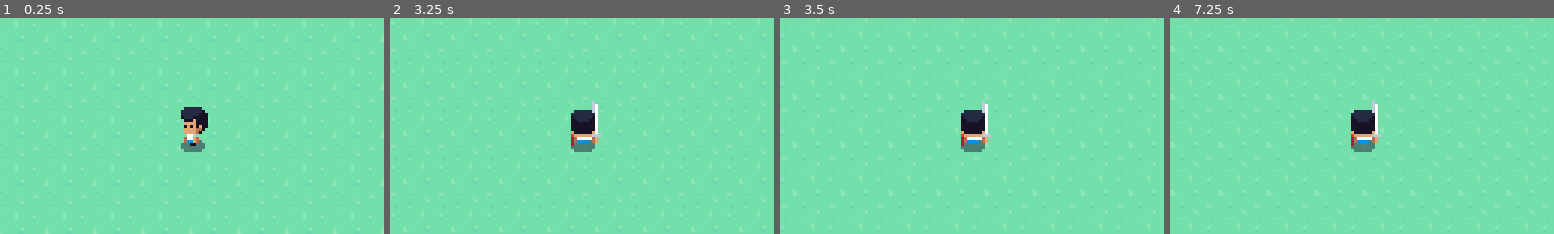
Above: before the commit, frames 1-4 (left to right).
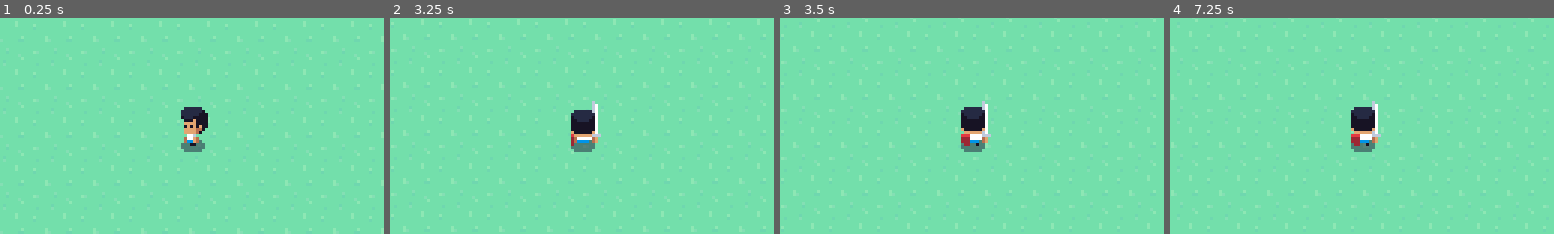
Above: after the commit, the same moments.

Repository: Juksuu/MiniAdventure
Game: Godot game, scene res://scenes/World.tscn
The game is run twice, just before and just after one commit, with the same random seed, the same clock (stepped at 60 frames per second) and the same inputs.
Inputs:
- Up to frame 1 (0.25 s): no input
- Up to frame 2 (3.25 s): hold Right (ui_right) 0.53-1.28 s; hold F 0.53-1.28 s; tap Space at 0.77, 1.52, 3.02 s; hold Down (ui_down) 1.28-2.03 s; tap F at 1.35, 2.85 s; tap Enter at 2 s; hold Right (ui_right) 2.03-2.78 s; hold F 2.03-2.78 s; hold Up (ui_up) from 2.78 s (still down)
- Up to frame 3 (3.5 s): keep holding Up (ui_up)
- Up to frame 4 (7.25 s): release Up (ui_up) at 3.53 s; hold F 3.53-4.28 s; hold Left (ui_left) 3.53-5.03 s; tap Space at 3.77, 4.52, 6.02, 6.77 s; tap F at 4.35, 5.85 s; hold Down (ui_down) 5.03-5.78 s; hold F 5.03-5.78 s; hold Right (ui_right) 5.78-6.53 s; hold Up (ui_up) from 6.53 s (still down); hold F from 6.53 s (still down)
The pictures show only the part of the screen within x 25-75%, y 24-74%; the shares and areas given below are measured in that part.

Frames 1-2 are identical in both runs. In frame 3, 0.4% of the frame differs, in the area x 47-54%, y 41-60%; in frame 4, 0.4%.

Commit message:
feat: Add attack animation and bind it to F

Diff:
--- a/assets/MapTileSet.tres
+++ b/assets/MapTileSet.tres
@@ -2,109 +2,109 @@
 
 [ext_resource path="res://assets/Tileset.png" type="Texture" id=1]
 
+[sub_resource type="ConvexPolygonShape2D" id=1]
+points = PoolVector2Array( 0, 0, 16, 0, 16, 16, 0, 16 )
+
+[sub_resource type="ConvexPolygonShape2D" id=2]
+points = PoolVector2Array( 0, 0, 16, 0, 16, 16, 0, 16 )
+
+[sub_resource type="ConvexPolygonShape2D" id=3]
+points = PoolVector2Array( 0, 0, 16, 0, 16, 16, 0, 16 )
+
+[sub_resource type="ConvexPolygonShape2D" id=4]
+points = PoolVector2Array( 0, 0, 16, 0, 16, 16, 0, 16 )
+
+[sub_resource type="ConvexPolygonShape2D" id=5]
+points = PoolVector2Array( 0, 0, 16, 0, 16, 16, 0, 16 )
+
+[sub_resource type="ConvexPolygonShape2D" id=6]
+points = PoolVector2Array( 0, 0, 16, 0, 16, 16, 0, 16 )
+
+[sub_resource type="ConvexPolygonShape2D" id=7]
+points = PoolVector2Array( 0, 0, 16, 0, 16, 16, 0, 16 )
+
+[sub_resource type="ConvexPolygonShape2D" id=8]
+points = PoolVector2Array( 0, 0, 16, 0, 16, 16, 0, 16 )
+
+[sub_resource type="ConvexPolygonShape2D" id=9]
+points = PoolVector2Array( 0, 0, 16, 0, 16, 16, 0, 16 )
+
+[sub_resource type="ConvexPolygonShape2D" id=10]
+points = PoolVector2Array( 0, 0, 16, 0, 16, 16, 0, 16 )
+
+[sub_resource type="ConvexPolygonShape2D" id=11]
+points = PoolVector2Array( 0, 0, 16, 0, 16, 16, 0, 16 )
+
+[sub_resource type="ConvexPolygonShape2D" id=12]
+points = PoolVector2Array( 0, 0, 16, 0, 16, 16, 0, 16 )
+
+[sub_resource type="ConvexPolygonShape2D" id=13]
+points = PoolVector2Array( 0, 0, 16, 0, 16, 16, 0, 16 )
+
+[sub_resource type="ConvexPolygonShape2D" id=14]
+points = PoolVector2Array( 0, 0, 16, 0, 16, 16, 0, 16 )
+
+[sub_resource type="ConvexPolygonShape2D" id=15]
+points = PoolVector2Array( 0, 0, 16, 0, 16, 16, 0, 16 )
+
+[sub_resource type="ConvexPolygonShape2D" id=16]
+points = PoolVector2Array( 0, 0, 16, 0, 16, 16, 0, 16 )
+
 [sub_resource type="ConvexPolygonShape2D" id=17]
 points = PoolVector2Array( 0, 0, 16, 0, 16, 16, 0, 16 )
 
 [sub_resource type="ConvexPolygonShape2D" id=18]
-points = PoolVector2Array( 0, 0, 16, 0, 16, 16, 0, 16 )
+points = PoolVector2Array( 18.0691, 39.4097, 29.536, 39.2482, 30.3435, 44.9009, 18.2306, 44.7394 )
 
 [sub_resource type="ConvexPolygonShape2D" id=19]
-points = PoolVector2Array( 0, 0, 16, 0, 16, 16, 0, 16 )
+points = PoolVector2Array( 1.13293, 25.3478, 15.1839, 25.1863, 15.1839, 30.839, 0.97142, 30.6775 )
 
 [sub_resource type="ConvexPolygonShape2D" id=20]
-points = PoolVector2Array( 0, 0, 16, 0, 16, 16, 0, 16 )
+points = PoolVector2Array( 16, 0, 16, 5.00427, 8.89614, 3.06619, 9.05765, 0, 12.7723, 0 )
 
 [sub_resource type="ConvexPolygonShape2D" id=21]
-points = PoolVector2Array( 0, 0, 16, 0, 16, 16, 0, 16 )
+points = PoolVector2Array( 16, 16, 8.73464, 15.6746, 8.89614, 10.5064, 12.7723, 9.21436, 16, 9.05286 )
 
 [sub_resource type="ConvexPolygonShape2D" id=22]
-points = PoolVector2Array( 0, 0, 16, 0, 16, 16, 0, 16 )
+points = PoolVector2Array( 0, 8.40683, 5.49358, 8.89136, 7.59315, 12.1215, 7.27013, 16, 0, 16 )
 
 [sub_resource type="ConvexPolygonShape2D" id=23]
-points = PoolVector2Array( 0, 0, 16, 0, 16, 16, 0, 16 )
+points = PoolVector2Array( 0, 0, 7.27013, 0, 7.43164, 2.25867, 0.002388, 5.32727 )
 
 [sub_resource type="ConvexPolygonShape2D" id=24]
-points = PoolVector2Array( 0, 0, 16, 0, 16, 16, 0, 16 )
+points = PoolVector2Array( 0, 8.89136, 16, 9.05286, 16, 16, 0, 16 )
 
 [sub_resource type="ConvexPolygonShape2D" id=25]
-points = PoolVector2Array( 0, 0, 16, 0, 16, 16, 0, 16 )
+points = PoolVector2Array( 0, 0, 16, 0, 16, 4.51974, 0, 4.68124 )
 
 [sub_resource type="ConvexPolygonShape2D" id=26]
-points = PoolVector2Array( 0, 0, 16, 0, 16, 16, 0, 16 )
+points = PoolVector2Array( 0, 0, 16, 0, 16, 4.84277, 0, 4.84277 )
 
 [sub_resource type="ConvexPolygonShape2D" id=27]
-points = PoolVector2Array( 0, 0, 16, 0, 16, 16, 0, 16 )
+points = PoolVector2Array( 0, 8.56833, 16, 8.89136, 16, 16, 0, 16 )
 
 [sub_resource type="ConvexPolygonShape2D" id=28]
-points = PoolVector2Array( 0, 0, 16, 0, 16, 16, 0, 16 )
+points = PoolVector2Array( 0, 8.90231, 16, 8.7408, 16, 16, 0, 16 )
 
 [sub_resource type="ConvexPolygonShape2D" id=29]
-points = PoolVector2Array( 0, 0, 16, 0, 16, 16, 0, 16 )
+points = PoolVector2Array( 16, 16, 0, 16, 0, 0, 7.27013, 0, 6.62411, 9.38681, 16, 8.7408 )
 
 [sub_resource type="ConvexPolygonShape2D" id=30]
-points = PoolVector2Array( 0, 0, 16, 0, 16, 16, 0, 16 )
+points = PoolVector2Array( 0, 8.7408, 9.3478, 9.22531, 8.70177, 0, 16, 0, 16, 16, 0, 16 )
 
 [sub_resource type="ConvexPolygonShape2D" id=31]
-points = PoolVector2Array( 0, 0, 16, 0, 16, 16, 0, 16 )
+points = PoolVector2Array( 16, 0, 16, 16, 8.54028, 16, 8.37876, 0 )
 
 [sub_resource type="ConvexPolygonShape2D" id=32]
-points = PoolVector2Array( 0, 0, 16, 0, 16, 16, 0, 16 )
+points = PoolVector2Array( 8.54028, 16, 8.54028, 4.07904, 0, 4.07904, 0, 0, 16, 0, 16, 16 )
 
 [sub_resource type="ConvexPolygonShape2D" id=33]
-points = PoolVector2Array( 0, 0, 16, 0, 16, 16, 0, 16 )
+points = PoolVector2Array( 0, 0, 7.09768, 0, 16, 0, 16, 4.40205, 0, 4.07904 )
 
 [sub_resource type="ConvexPolygonShape2D" id=34]
-points = PoolVector2Array( 18.0691, 39.4097, 29.536, 39.2482, 30.3435, 44.9009, 18.2306, 44.7394 )
+points = PoolVector2Array( 16, 4.88657, 6.94713, 4.24055, 7.10863, 16, 0, 16, 0, 0, 16, 0 )
 
 [sub_resource type="ConvexPolygonShape2D" id=35]
-points = PoolVector2Array( 1.13293, 25.3478, 15.1839, 25.1863, 15.1839, 30.839, 0.97142, 30.6775 )
-
-[sub_resource type="ConvexPolygonShape2D" id=1]
-points = PoolVector2Array( 16, 0, 16, 5.00427, 8.89614, 3.06619, 9.05765, 0, 12.7723, 0 )
-
-[sub_resource type="ConvexPolygonShape2D" id=2]
-points = PoolVector2Array( 16, 16, 8.73464, 15.6746, 8.89614, 10.5064, 12.7723, 9.21436, 16, 9.05286 )
-
-[sub_resource type="ConvexPolygonShape2D" id=3]
-points = PoolVector2Array( 0, 8.40683, 5.49358, 8.89136, 7.59315, 12.1215, 7.27013, 16, 0, 16 )
-
-[sub_resource type="ConvexPolygonShape2D" id=4]
-points = PoolVector2Array( 0, 0, 7.27013, 0, 7.43164, 2.25867, 0.002388, 5.32727 )
-
-[sub_resource type="ConvexPolygonShape2D" id=5]
-points = PoolVector2Array( 0, 8.89136, 16, 9.05286, 16, 16, 0, 16 )
-
-[sub_resource type="ConvexPolygonShape2D" id=6]
-points = PoolVector2Array( 0, 0, 16, 0, 16, 4.51974, 0, 4.68124 )
-
-[sub_resource type="ConvexPolygonShape2D" id=7]
-points = PoolVector2Array( 0, 0, 16, 0, 16, 4.84277, 0, 4.84277 )
-
-[sub_resource type="ConvexPolygonShape2D" id=8]
-points = PoolVector2Array( 0, 8.56833, 16, 8.89136, 16, 16, 0, 16 )
-
-[sub_resource type="ConvexPolygonShape2D" id=9]
-points = PoolVector2Array( 0, 8.90231, 16, 8.7408, 16, 16, 0, 16 )
-
-[sub_resource type="ConvexPolygonShape2D" id=10]
-points = PoolVector2Array( 16, 16, 0, 16, 0, 0, 7.27013, 0, 6.62411, 9.38681, 16, 8.7408 )
-
-[sub_resource type="ConvexPolygonShape2D" id=11]
-points = PoolVector2Array( 0, 8.7408, 9.3478, 9.22531, 8.70177, 0, 16, 0, 16, 16, 0, 16 )
-
-[sub_resource type="ConvexPolygonShape2D" id=12]
-points = PoolVector2Array( 16, 0, 16, 16, 8.54028, 16, 8.37876, 0 )
-
-[sub_resource type="ConvexPolygonShape2D" id=13]
-points = PoolVector2Array( 8.54028, 16, 8.54028, 4.07904, 0, 4.07904, 0, 0, 16, 0, 16, 16 )
-
-[sub_resource type="ConvexPolygonShape2D" id=14]
-points = PoolVector2Array( 0, 0, 7.09768, 0, 16, 0, 16, 4.40205, 0, 4.07904 )
-
-[sub_resource type="ConvexPolygonShape2D" id=15]
-points = PoolVector2Array( 16, 4.88657, 6.94713, 4.24055, 7.10863, 16, 0, 16, 0, 0, 16, 0 )
-
-[sub_resource type="ConvexPolygonShape2D" id=16]
 points = PoolVector2Array( 7.10863, 0, 7.10863, 16, 0, 16, 0, 0 )
 
 [sub_resource type="ConvexPolygonShape2D" id=36]
--- a/scenes/Player.tscn
+++ b/scenes/Player.tscn
@@ -192,7 +192,6 @@
 [sub_resource type="Animation" id=3]
 resource_name = "AttackDown"
 length = 0.4
-loop = true
 tracks/0/type = "value"
 tracks/0/path = NodePath("AnimatedSprite:animation")
 tracks/0/interp = 1
@@ -221,7 +220,6 @@
 [sub_resource type="Animation" id=4]
 resource_name = "AttackLeft"
 length = 0.4
-loop = true
 tracks/0/type = "value"
 tracks/0/path = NodePath("AnimatedSprite:animation")
 tracks/0/interp = 1
@@ -250,7 +248,6 @@
 [sub_resource type="Animation" id=5]
 resource_name = "AttackRight"
 length = 0.4
-loop = true
 tracks/0/type = "value"
 tracks/0/path = NodePath("AnimatedSprite:animation")
 tracks/0/interp = 1
@@ -279,7 +276,6 @@
 [sub_resource type="Animation" id=6]
 resource_name = "AttackUp"
 length = 0.4
-loop = true
 tracks/0/type = "value"
 tracks/0/path = NodePath("AnimatedSprite:animation")
 tracks/0/interp = 1
@@ -735,6 +731,7 @@
 [sub_resource type="Animation" id=22]
 resource_name = "WalkUpWep"
 length = 0.4
+loop = true
 tracks/0/type = "value"
 tracks/0/path = NodePath("AnimatedSprite:animation")
 tracks/0/interp = 1
@@ -883,8 +880,12 @@
 [sub_resource type="AnimationNodeStateMachineTransition" id=51]
 
 [sub_resource type="AnimationNodeStateMachineTransition" id=52]
-
-[sub_resource type="AnimationNodeStateMachine" id=53]
+switch_mode = 2
+auto_advance = true
+
+[sub_resource type="AnimationNodeStateMachineTransition" id=53]
+
+[sub_resource type="AnimationNodeStateMachine" id=54]
 states/Attack/node = SubResource( 27 )
 states/Attack/position = Vector2( 512.449, 166 )
 states/Idle/node = SubResource( 32 )
@@ -895,18 +896,19 @@
 states/Walk/position = Vector2( 86, 172 )
 states/WalkWep/node = SubResource( 47 )
 states/WalkWep/position = Vector2( 750.449, 155 )
-transitions = [ "Idle", "Walk", SubResource( 48 ), "Walk", "Idle", SubResource( 49 ), "IdleWep", "WalkWep", SubResource( 50 ), "WalkWep", "IdleWep", SubResource( 51 ), "Attack", "IdleWep", SubResource( 52 ) ]
+transitions = [ "Idle", "Walk", SubResource( 48 ), "Walk", "Idle", SubResource( 49 ), "IdleWep", "WalkWep", SubResource( 50 ), "WalkWep", "IdleWep", SubResource( 51 ), "Attack", "IdleWep", SubResource( 52 ), "IdleWep", "Attack", SubResource( 53 ) ]
 start_node = "Idle"
 graph_offset = Vector2( -145.815, 0 )
 
-[sub_resource type="AnimationNodeStateMachinePlayback" id=54]
+[sub_resource type="AnimationNodeStateMachinePlayback" id=55]
 
 [node name="Player" type="KinematicBody2D"]
 script = ExtResource( 1 )
 
 [node name="AnimatedSprite" type="AnimatedSprite" parent="."]
 frames = SubResource( 1 )
-animation = "IdleLeft"
+animation = "IdleLeftWep"
+frame = 2
 
 [node name="CollisionShape2D" type="CollisionShape2D" parent="."]
 position = Vector2( 0.0936432, 3.55848 )
@@ -936,10 +938,10 @@
 anims/WalkUpWep = SubResource( 22 )
 
 [node name="AnimationTree" type="AnimationTree" parent="."]
-tree_root = SubResource( 53 )
+tree_root = SubResource( 54 )
 anim_player = NodePath("../AnimationPlayer")
 active = true
-parameters/playback = SubResource( 54 )
+parameters/playback = SubResource( 55 )
 parameters/Attack/blend_position = Vector2( 0, 0 )
 parameters/Idle/blend_position = Vector2( 0, 0 )
 parameters/IdleWep/blend_position = Vector2( 0, 0 )
--- a/scripts/Player.gd
+++ b/scripts/Player.gd
@@ -18,6 +18,9 @@
 
 		isWeaponEquipped = !isWeaponEquipped
 		animationState.start("IdleWep") if isWeaponEquipped else animationState.start("Idle")
+
+	elif Input.is_key_pressed(KEY_F) and isWeaponEquipped:
+		animationState.travel("Attack")
 
 
 func _physics_process(delta):
Not shown: 12 places in assets/MapTileSet.tres that only renumber resources
Not shown: 1 places in scenes/Player.tscn that only renumber resources
